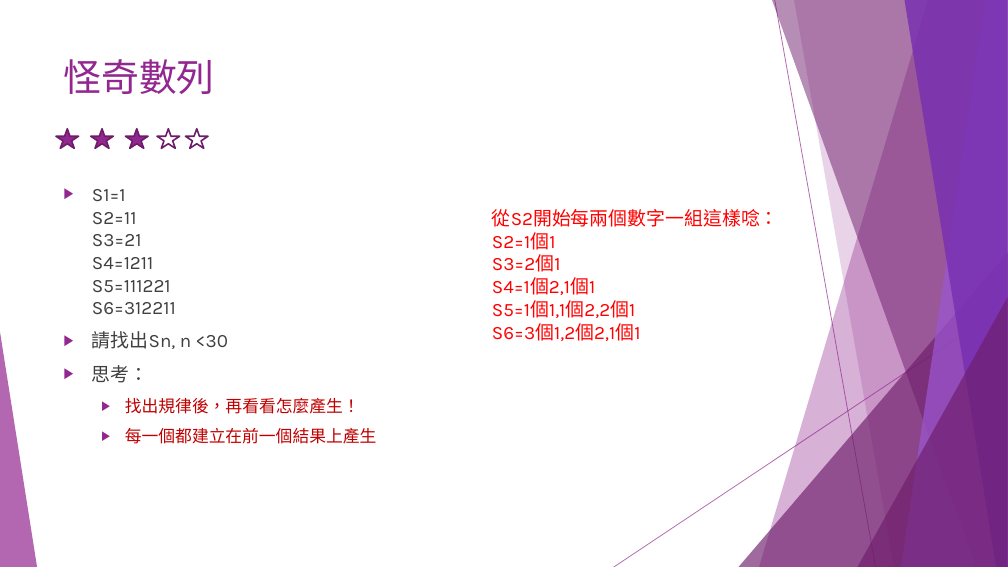
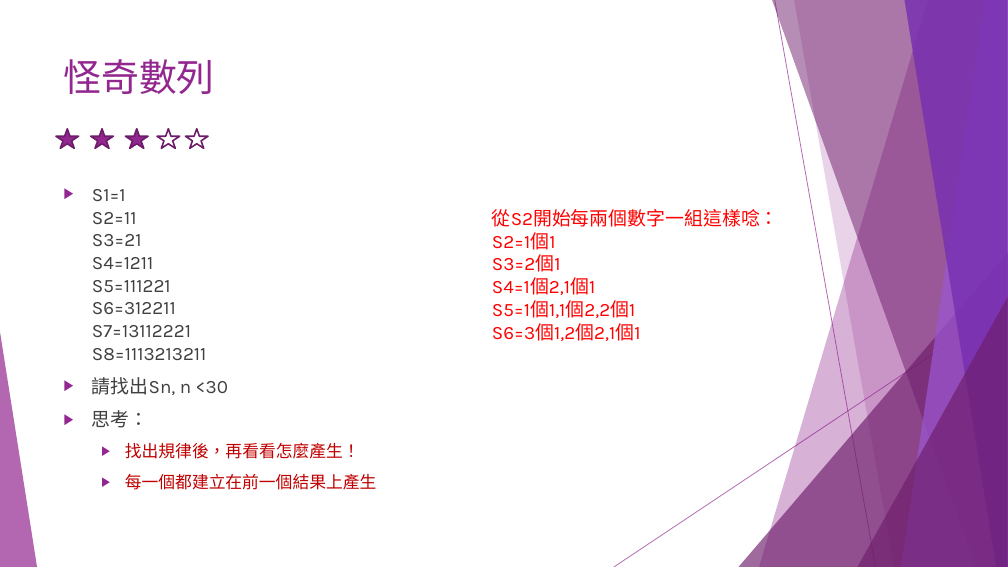
Before and after one commit to liulawsi/My_PPTs, a slide deck: slide 53 of CHING JIAN/C_Class/A1_邏輯思考訓練題.pptx (slide 48 before the commit). Drawn at 1008x567 pixels with LibreOffice and Linux fonts; fonts in the diff are those of the drawing. Boxes give left, top, right and bottom in pixels: in the first picture for what was removed or moved away, otherwise in the second. Text is boxed around its words. In the diff, an @@ line names an element or a change of style, - is before the commit and + after.

```diff
--- a/CHING JIAN/C_Class/A1_邏輯思考訓練題.pptx
+++ b/CHING JIAN/C_Class/A1_邏輯思考訓練題.pptx
@@ text at bbox=[92, 189, 207, 360]: text changed @@
-▶ S1=1
-  S2=11
-  S3=21
-  S4=1211
-  S5=111221
-  S6=312211
+▶ S1=1
+  S2=11
+  S3=21
+  S4=1211
+  S5=111221
+  S6=312211
+  S7=13112221
+  S8=1113213211
```
Also in this commit, not shown: 12 other slides changed, 5 slides added, 1 slide removed, 2 other files.
